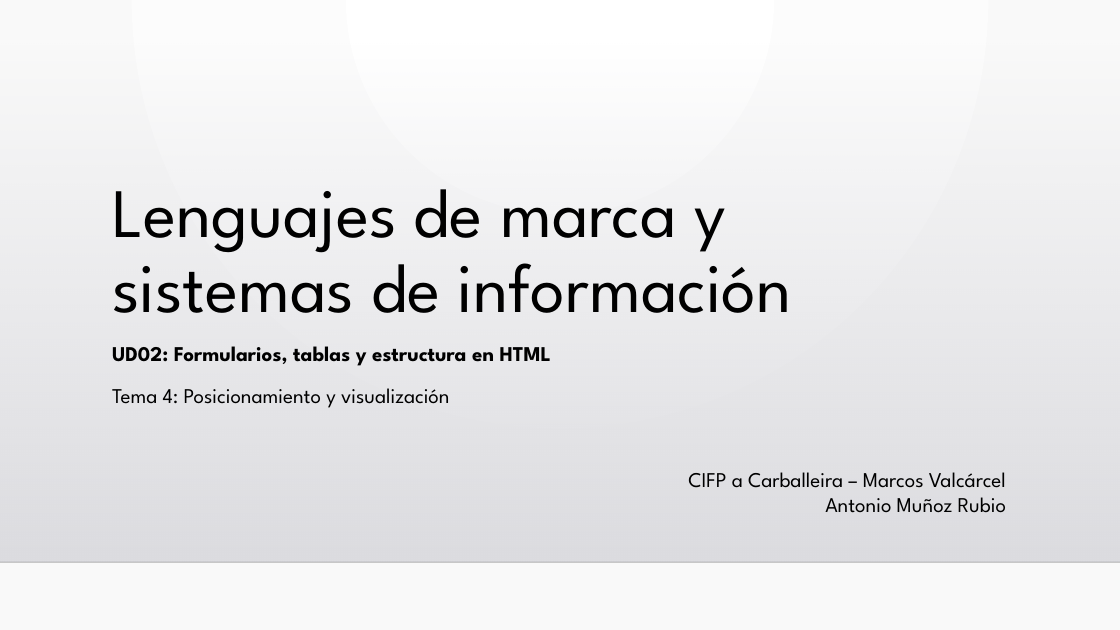
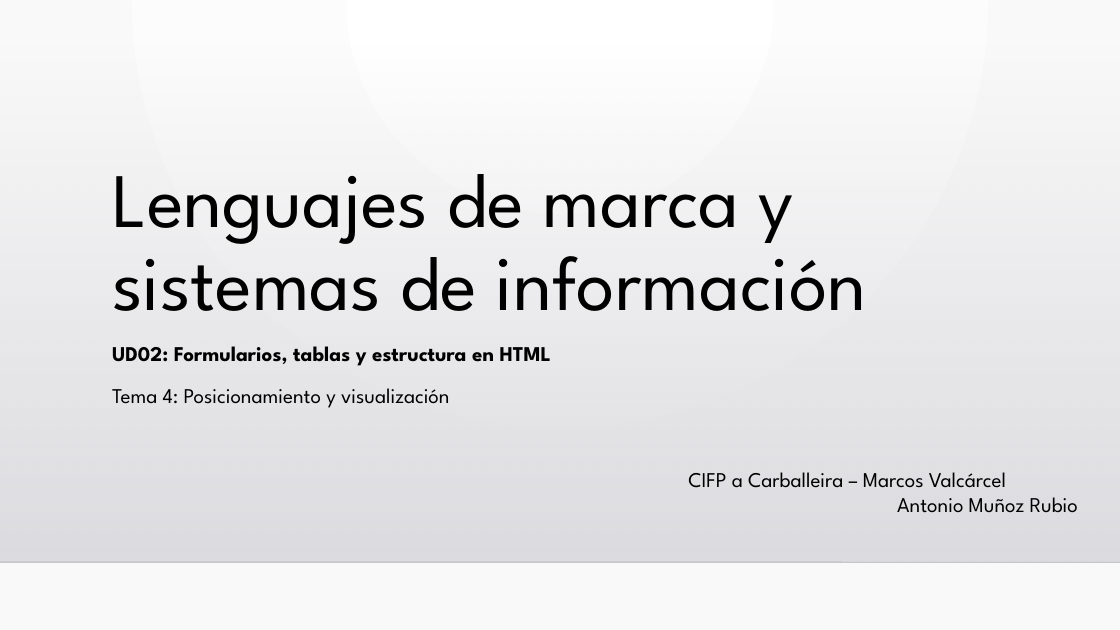
Before and after one commit to llllJokerllll/Lima, a slide deck: slide 1 of Unidad2/UD 02.4 Posicionamiento.pptx. Drawn at 1120x630 pixels with LibreOffice and Linux fonts; fonts in the diff are those of the drawing; background and template pictures are left out. Boxes give left, top, right and bottom in pixels: in the first picture for what was removed or moved away, otherwise in the second. Text is boxed around its words. In the diff, an @@ line names an element or a change of style, - is before the commit and + after.

```diff
--- a/Unidad2/UD 02.4 Posicionamiento.pptx
+++ b/Unidad2/UD 02.4 Posicionamiento.pptx
@@ background gradient #FFFFFF to #FAFAFA to gradient #FFFFFF to #F9F9F9 @@
@@ title "Lenguajes de marca y sistemas ..." at box(112, 174, 867, 311): size 59.4 to 66 pt @@
@@ text "CIFP a Carballeira – Marcos ..." rewrapped from box(688, 472, 1006, 513) to box(688, 472, 1078, 513) @@
```
Also in this commit, not shown: 30 other slides changed, 1 other file.
